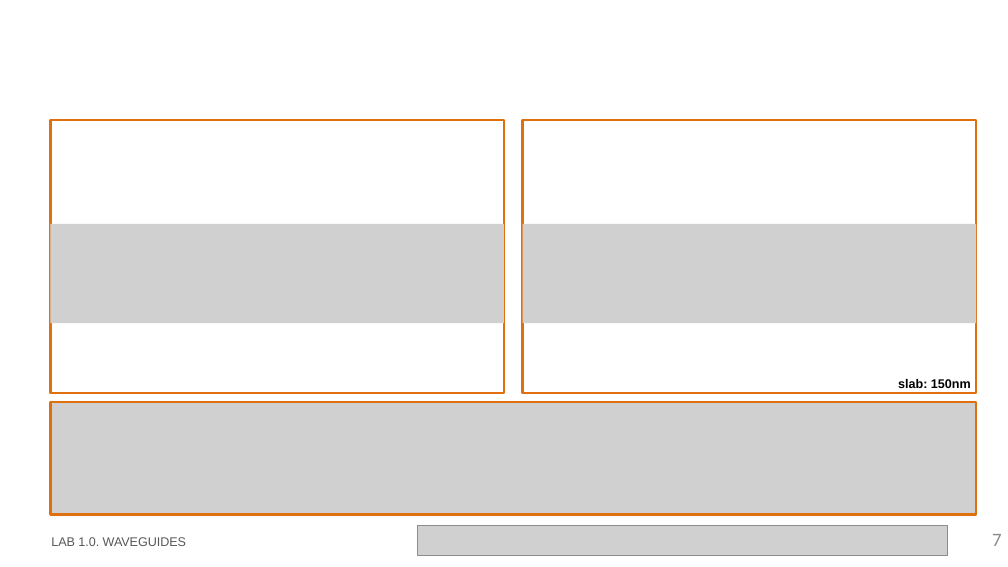
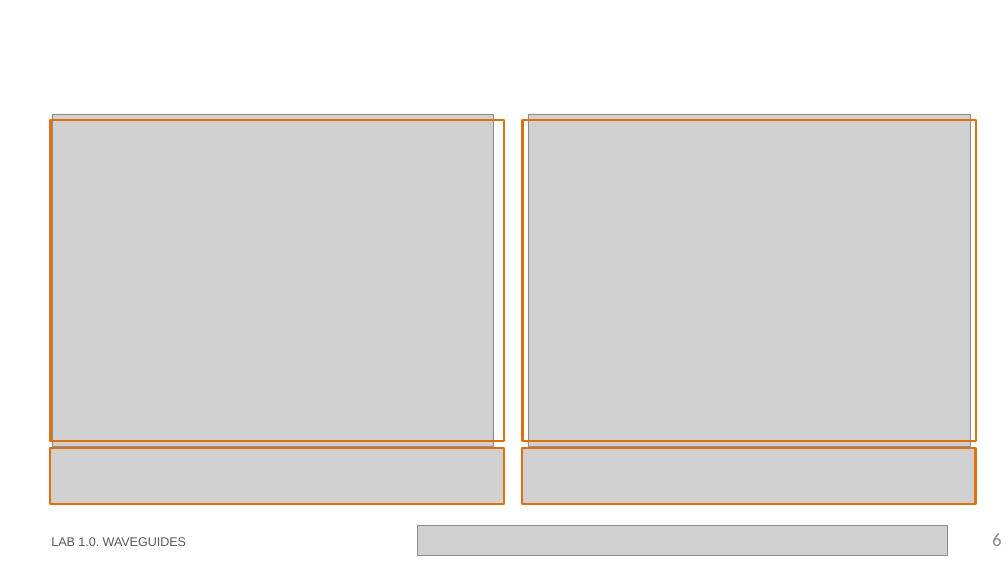
Before and after one commit to niospinamev2/pic-upv-lab1, a slide deck: slide 6 of LabBook_10.pptx (slide 7 before the commit). Drawn at 1008x567 pixels with LibreOffice and Linux fonts; fonts in the diff are those of the drawing; grey boxes stand for pictures; background and template pictures are left out. Boxes give left, top, right and bottom in pixels: in the first picture for what was removed or moved away, otherwise in the second. Text is boxed around its words. In the diff, an @@ line names an element or a change of style, - is before the commit and + after.

```diff
--- a/LabBook_10.pptx
+++ b/LabBook_10.pptx
@@ rectangle resized from (x1=51, y1=119, x2=504, y2=393) to (x1=51, y1=119, x2=504, y2=441) @@
@@ picture added at (x1=52, y1=114, x2=494, y2=447) @@
@@ rectangle resized from (x1=523, y1=119, x2=976, y2=393) to (x1=523, y1=119, x2=976, y2=441) @@
@@ picture added at (x1=529, y1=114, x2=970, y2=447) @@
@@ picture removed at (x1=51, y1=224, x2=504, y2=323) @@
@@ picture removed at (x1=523, y1=224, x2=976, y2=323) @@
@@ text removed at (x1=898, y1=379, x2=971, y2=388) @@
-slab: 150nm
@@ picture removed at (x1=51, y1=402, x2=977, y2=515) @@
@@ picture added at (x1=50, y1=448, x2=504, y2=504) @@
@@ picture added at (x1=522, y1=448, x2=975, y2=504) @@
@@ page number at (x1=992, y1=533, x2=1002, y2=546): text changed @@
-7
+6
```
Also in this commit, not shown: 4 other slides changed, 3 slides added, 15 other files.
